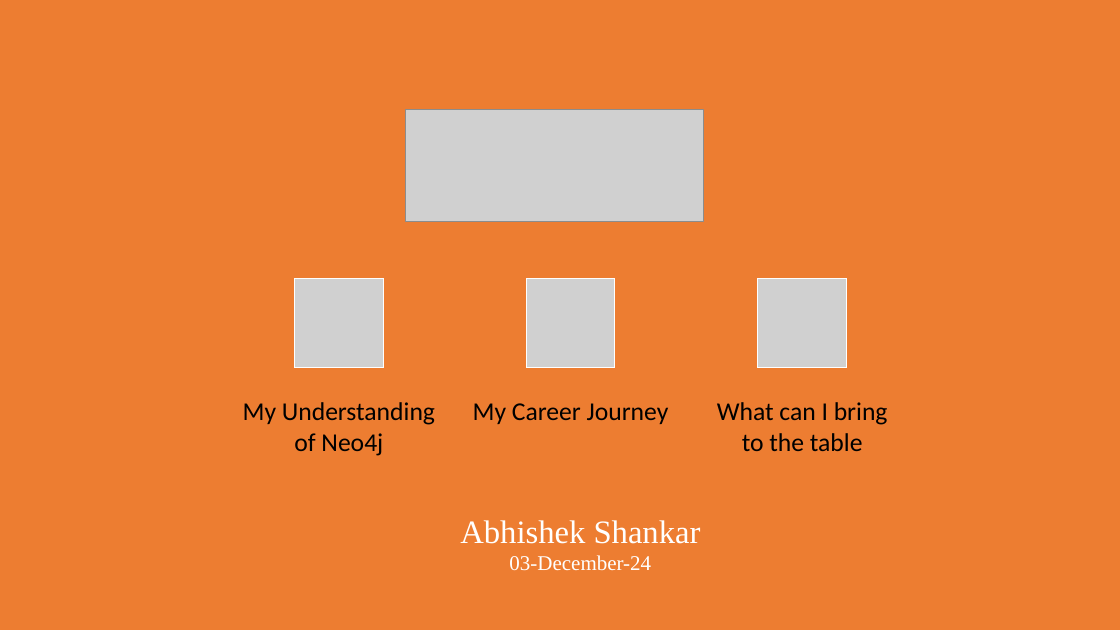
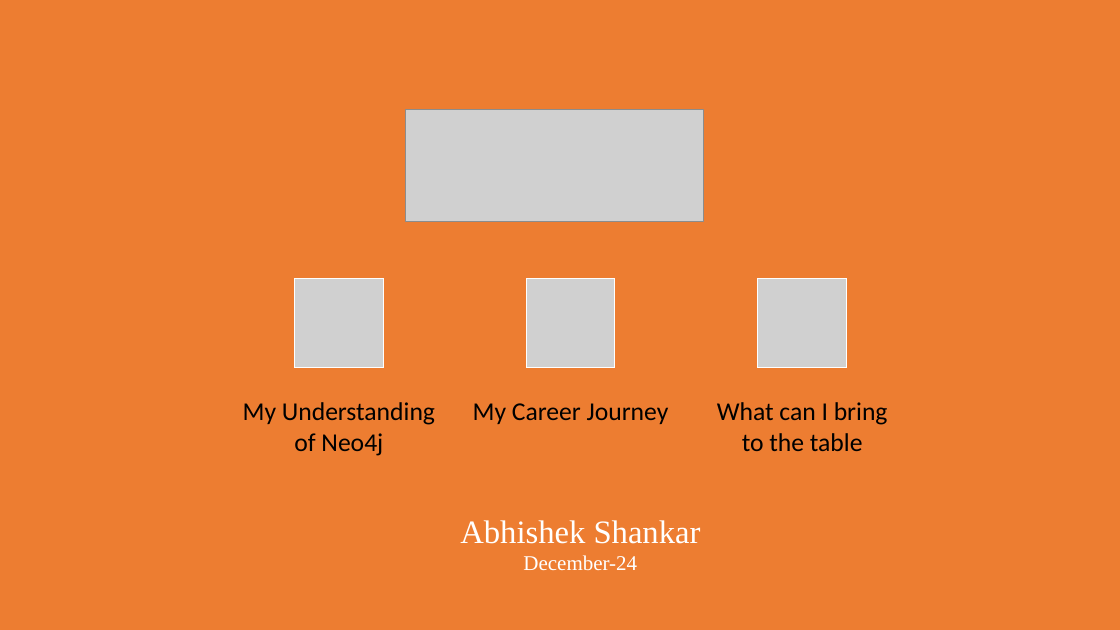
Before and after one commit to abhi7991/Neo4j-Demo, a slide deck: slide 1 of other files/Abhishek Shankar - About Me.pptx. Drawn at 1120x630 pixels with LibreOffice and Linux fonts; fonts in the diff are those of the drawing; grey boxes stand for pictures. Boxes give left, top, right and bottom in pixels: in the first picture for what was removed or moved away, otherwise in the second. Text is boxed around its words. In the diff, an @@ line names an element or a change of style, - is before the commit and + after.

Commit message:
modifid ppt to pdf

```diff
--- a/other files/Abhishek Shankar - About Me.pptx
+++ b/other files/Abhishek Shankar - About Me.pptx
@@ text at [523,555,637,570]: text changed @@
-03-December-24
+December-24
```
Also in this commit, not shown: 3 other files.
